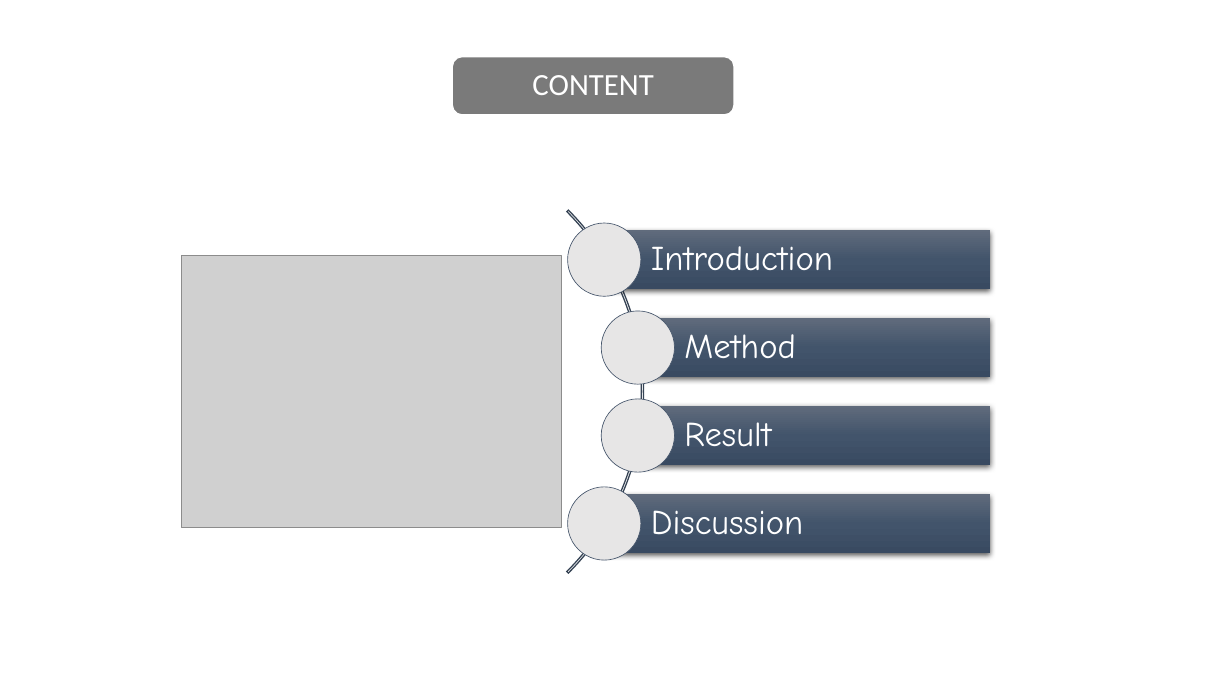
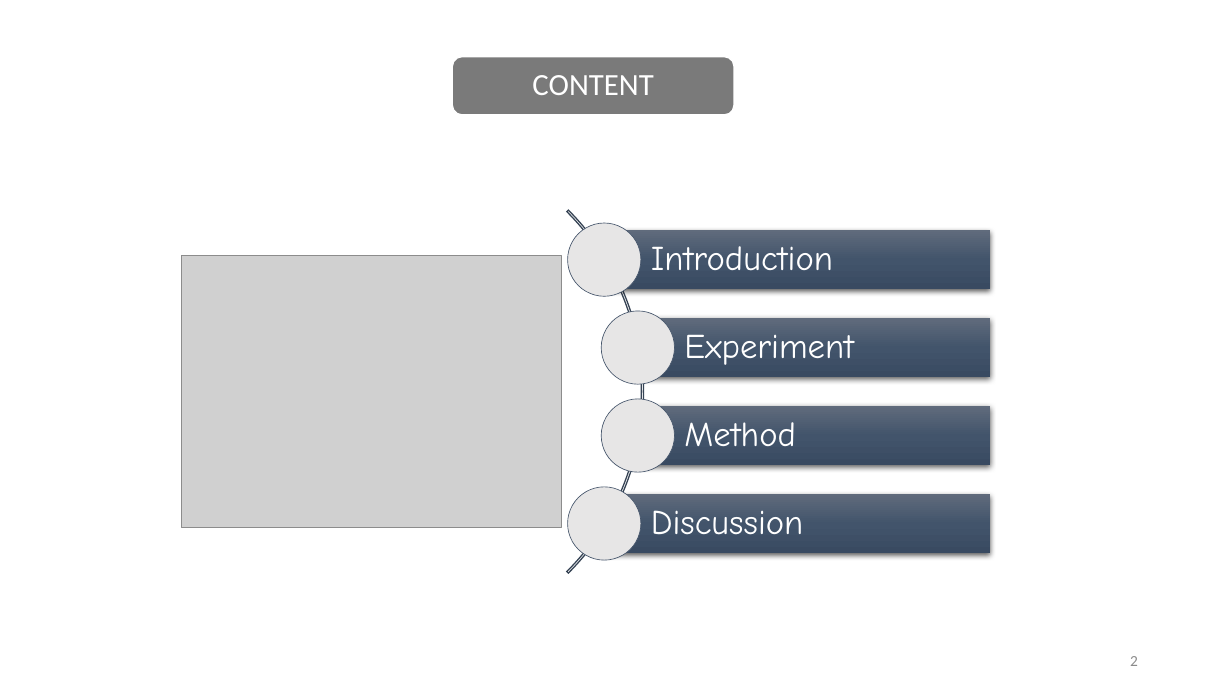
Before and after one commit to chris-nthu/communication, a slide deck: slide 2 of wireless_network/PaperReading/Report.pptx. Drawn at 1232x693 pixels with LibreOffice and Linux fonts; fonts in the diff are those of the drawing; grey boxes stand for pictures. Boxes give left, top, right and bottom in pixels: in the first picture for what was removed or moved away, otherwise in the second. Text is boxed around its words. In the diff, an @@ line names an element or a change of style, - is before the commit and + after.

```diff
--- a/wireless_network/PaperReading/Report.pptx
+++ b/wireless_network/PaperReading/Report.pptx
@@ text added at (684,334,854,365), 27 pt, text #FFFFFF @@
+Experiment
@@ text "Method": place and size @@
-text "Method" at (684,334,796,358)
+text "Method" at (684,422,796,446)
@@ text removed at (684,422,771,447) @@
-Result
@@ page number added at (1130,656,1138,666), 12 pt, text #8C8C8C @@
+2
```
Also in this commit, not shown: 7 other slides changed, 9 slides added, 3 slides removed, 1 other file.
